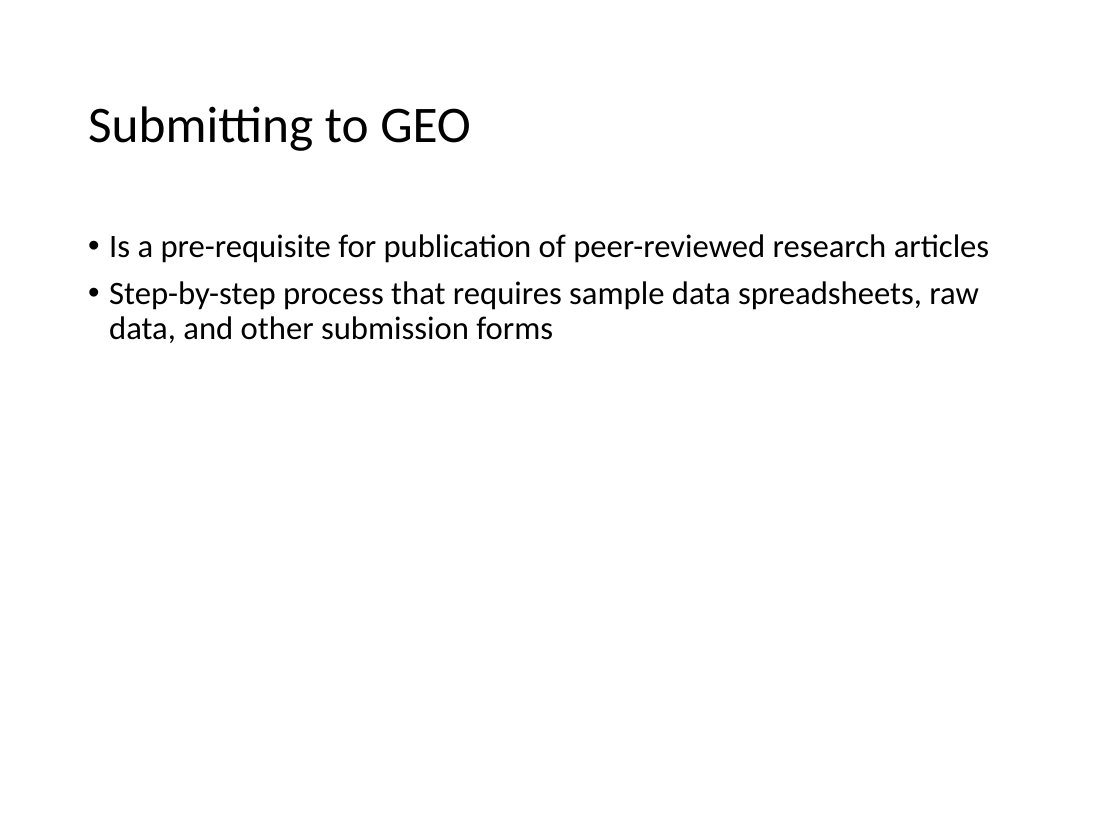
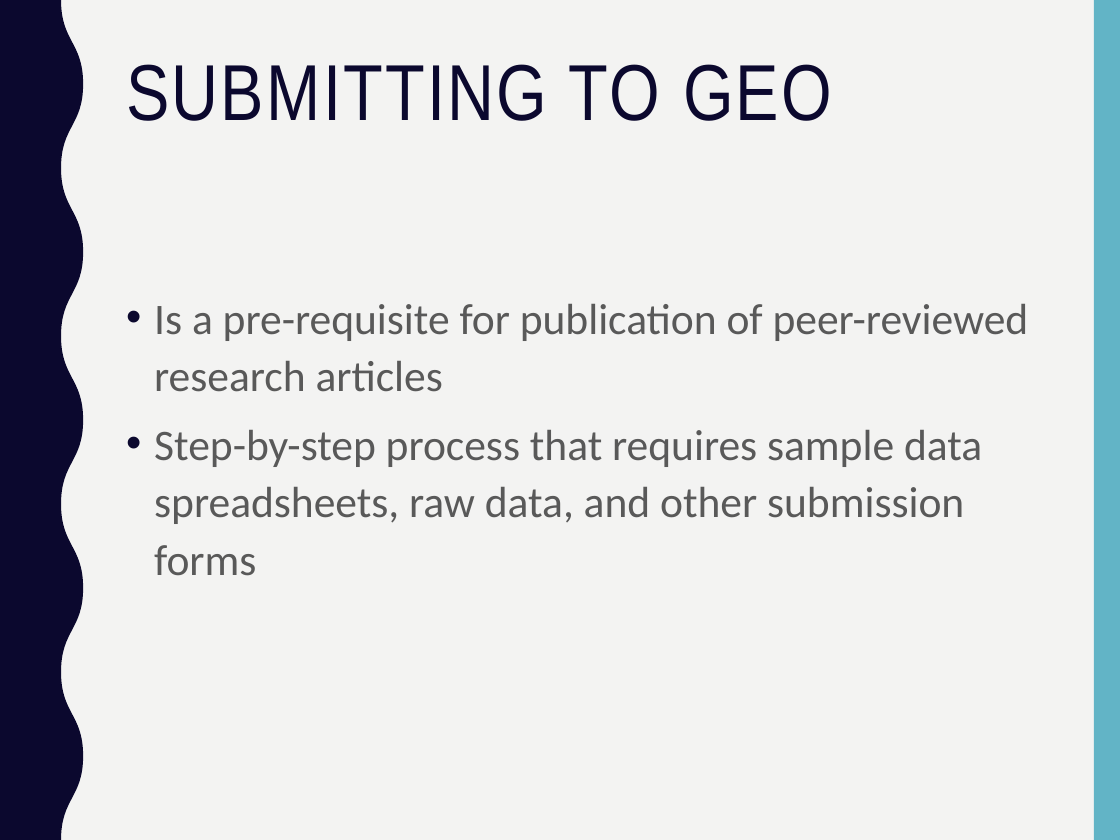
Before and after one commit to PRodriguez19/Intro-to-rnaseq, a slide deck: slide 5 of lectures/Lecture5-MMG232.pptx (slide 3 before the commit). Drawn at 1120x840 pixels with LibreOffice and Linux fonts; fonts in the diff are those of the drawing. Boxes give left, top, right and bottom in pixels: in the first picture for what was removed or moved away, otherwise in the second. Text is boxed around its words. In the diff, an @@ line names an element or a change of style, - is before the commit and + after.

```diff
--- a/lectures/Lecture5-MMG232.pptx
+++ b/lectures/Lecture5-MMG232.pptx
@@ background #FFFFFF to #F3F3F2 @@
@@ freeform shape added at [0, 0, 83, 840], fill #0B082E @@
@@ rectangle added at [1094, 0, 1120, 840], fill #62B4C6 @@
@@ title "SUBMITTING TO GEO" at [126, 64, 832, 121]: vertical alignment middle to top @@
@@ title at [126, 64, 832, 121]: text changed; size 33 to 51 pt; font Calibri to Arial Narrow; text colour #000000 to #0B082E @@
-Submitting to GEO
+SUBMITTING TO GEO
@@ text "Is a pre-requisite for publication ...": place and size @@
-text "Is a pre-requisite for publication ..." at [109, 234, 990, 343]
+text "Is a pre-requisite for publication ..." at [154, 304, 1029, 576]
@@ text "Is a pre-requisite for publication ..." at [154, 304, 1029, 576]: size 21 to 28 pt, text colour #000000 to #595959; indent changed; line spacing 0.9 to 1.1 @@
```
Also in this commit, not shown: 25 other slides changed, 15 slides added, 5 slides removed, 6 other files.
